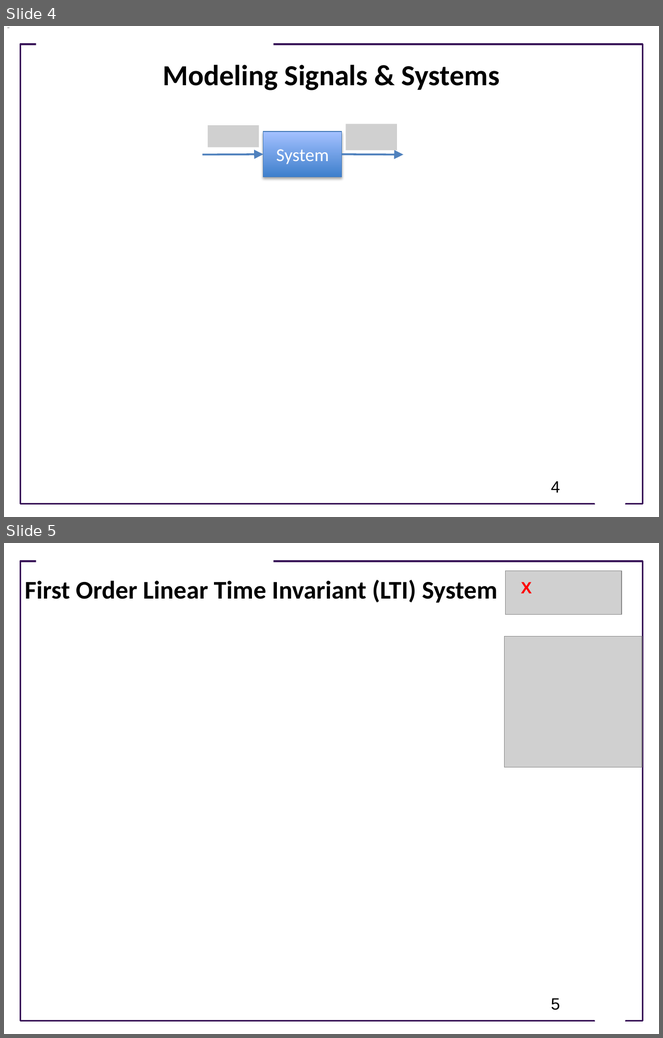
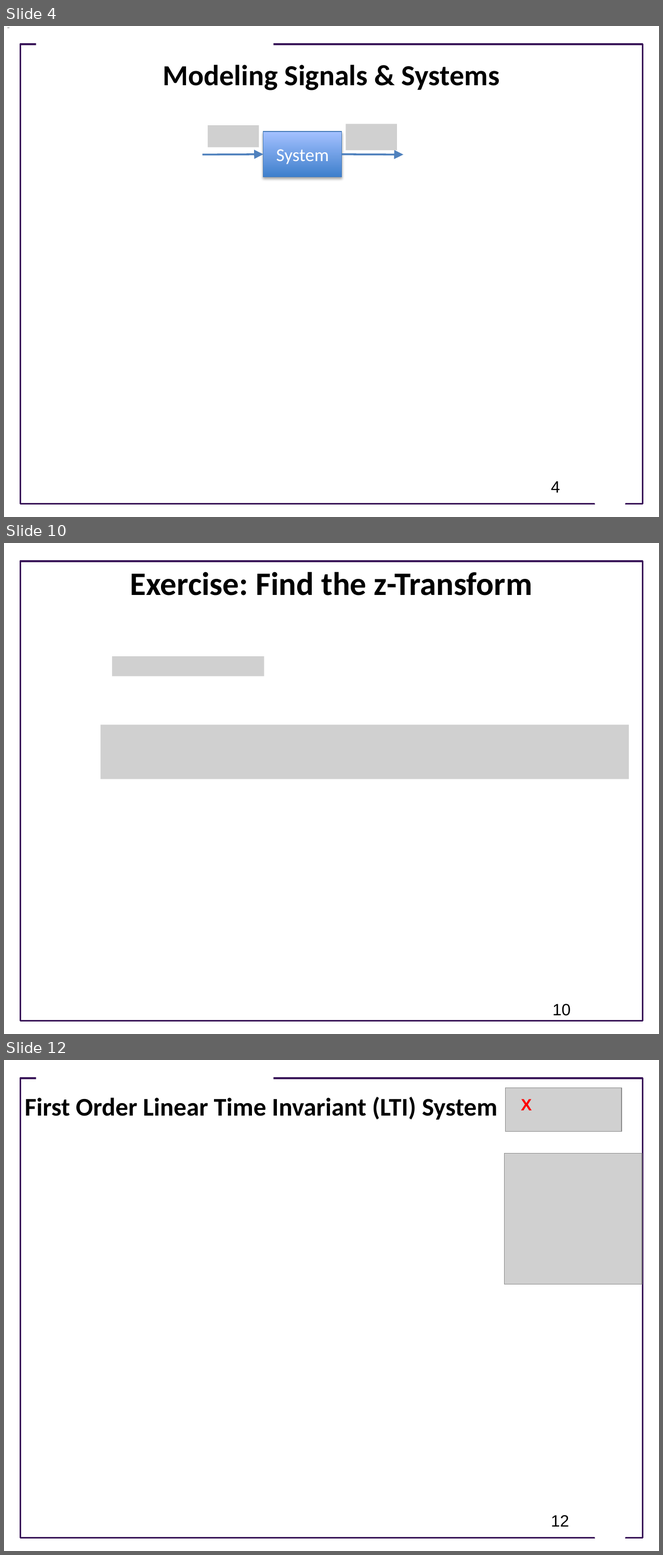
Before and after one commit to joseph-hellerstein/advanced-controls-lectures, a slide deck: lectures/lecture_09-linear_time_invariant_systems/linear_time_invariant_systems.pptx. Shown one above the other, each under a label of ours: slides 4 and 5 before the commit, slides 4, 10 and 12 after it; the slides between them are not shown. The pictures are 663x1038 and 663x1555 pixels, drawn with LibreOffice and Linux fonts; fonts in the diff are those of the drawing; grey boxes stand for pictures; background and template pictures are left out. Boxes give left, top, right and bottom in pixels: in the first picture for what was removed or moved away, otherwise in the second. Text is boxed around its words. In the diff, an @@ line names an element or a change of style, - is before the commit and + after.

```diff
--- a/lectures/lecture_09-linear_time_invariant_systems/linear_time_invariant_systems.pptx
+++ b/lectures/lecture_09-linear_time_invariant_systems/linear_time_invariant_systems.pptx
@@ slide 10 added at (4, 543, 659, 1034), background #FFFFFF; not listed: 1 template element that a slide beside it also shows @@
@@ title added at (130, 572, 533, 596), 36 pt, text #000000, bold @@
+Exercise: Find the z-Transform
@@ picture added at (112, 656, 264, 676) @@
@@ picture added at (100, 725, 629, 780) @@
@@ page number added at (553, 1004, 571, 1016), 18 pt, text #000000 @@
+10
@@ what was slide 5 is now slide 12 @@
@@ page number at (551, 1516, 569, 1527): text changed @@
-5
+12
```
Also in this commit, not shown: 2 slides changed, 6 other slides added.
